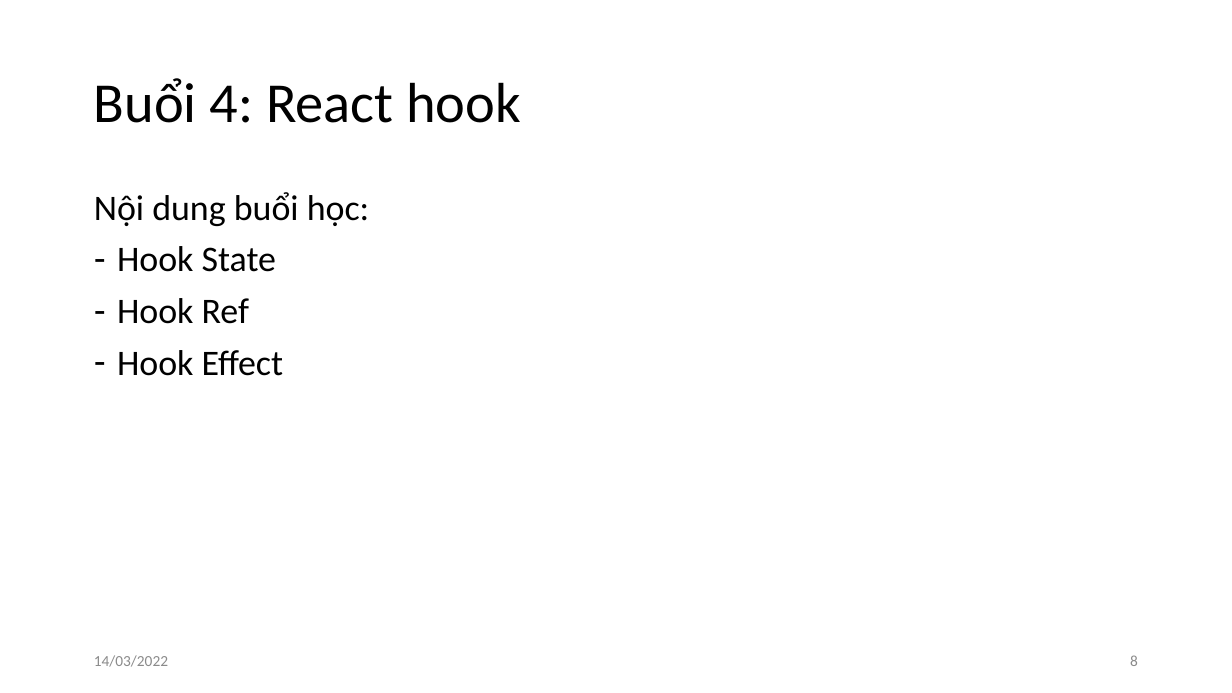
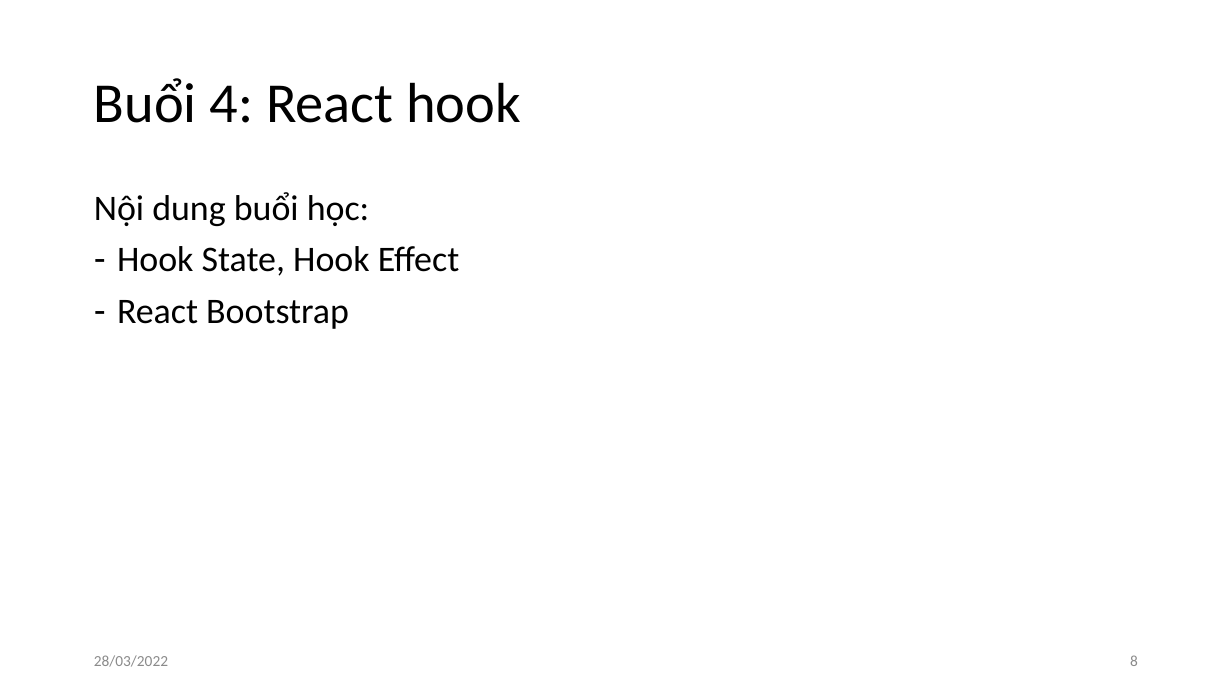
Before and after one commit to vutuanhai237/CourseMaterials, a slide deck: slide 8 of Web3/Slide.pptx. Drawn at 1232x693 pixels with LibreOffice and Linux fonts; fonts in the diff are those of the drawing; background and template pictures are left out. Boxes give left, top, right and bottom in pixels: in the first picture for what was removed or moved away, otherwise in the second. Text is boxed around its words. In the diff, an @@ line names an element or a change of style, - is before the commit and + after.

```diff
--- a/Web3/Slide.pptx
+++ b/Web3/Slide.pptx
@@ text at [117, 246, 459, 329]: text changed @@
-– Hook State
-– Hook Ref
-– Hook Effect
+– Hook State, Hook Effect
+– React Bootstrap
@@ text at [94, 655, 168, 667]: text changed @@
-14/03/2022
+28/03/2022
```
Also in this commit, not shown: 15 other slides changed, 12 other files.
